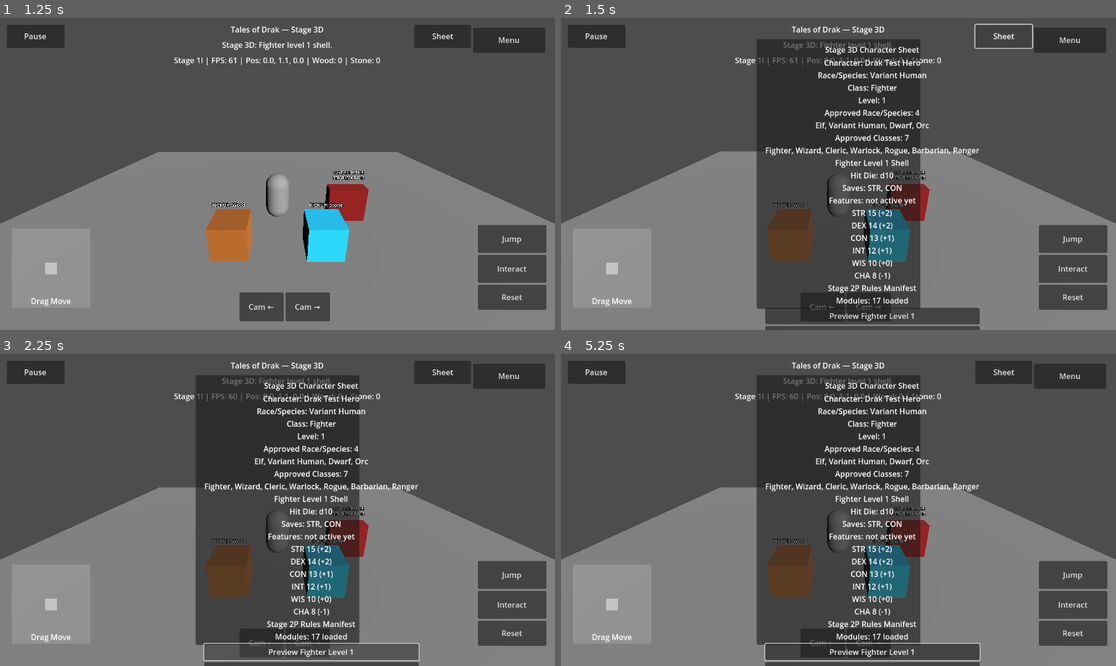
Above: before the commit, frames 1-4 (two rows, left to right).
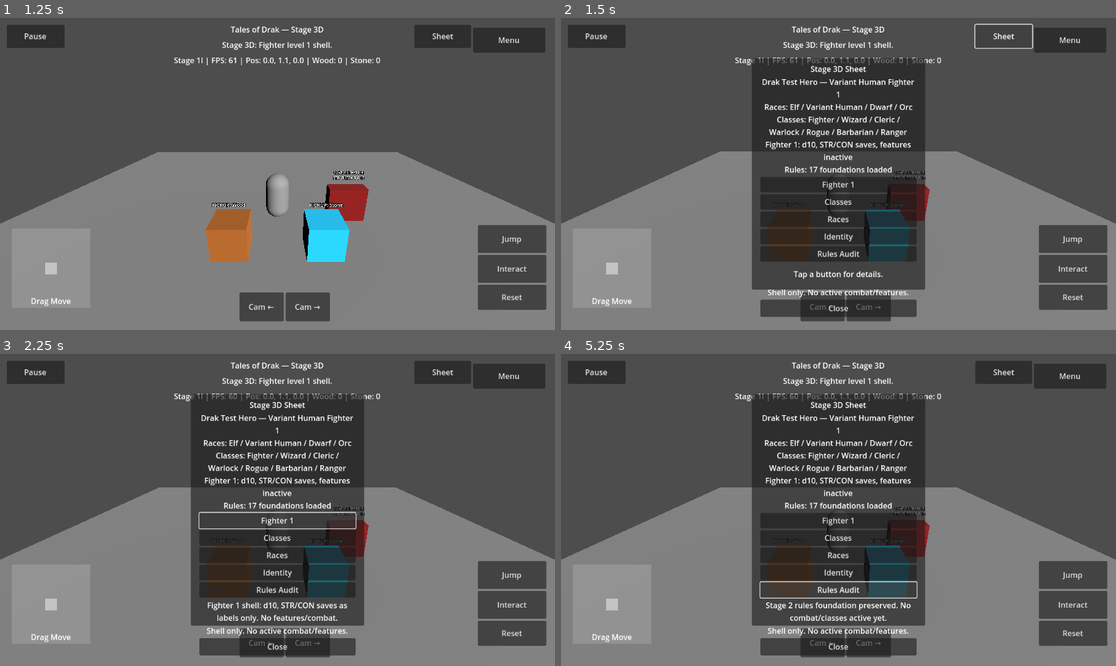
Above: after the commit, the same moments.

Repository: tristanvickery20/Tales-of-Drak-2.0
Game: Godot game, scene res://scenes/main_menu/main_menu.tscn
Same seed, same stepped clock (60 frames per second), same inputs: the game is played once before the commit and once after it.
Inputs (mouse positions are in pixels of both pictures, inside the frame that each line leads up to):
- Up to frame 1 (1.25 s): click "Start Game" at 0.5 s
- Up to frame 2 (1.5 s): click "Sheet" at 1.25 s
- Up to frame 3 (2.25 s): click "Preview Fighter Level 1" (after the commit: "Fighter 1") at 2 s
- Up to frame 4 (5.25 s): click (838, 538) at 2.75 s, where only the run after the commit has a clickable "Classes"; click (838, 556) at 3.5 s, where only the run after the commit has a clickable "Races"; click (838, 572) at 4.25 s, where only the run after the commit has a clickable "Identity"; click (838, 591) at 5 s, where only the run after the commit has a clickable "Rules Audit"

Frame 1 is identical in both runs. In frame 2, 15% of the frame differs, in the area x 34-76%, y 6-100%; in frame 3, 15%; in frame 4, 15%.

Commit message:
Clean up Stage 3D mobile sheet layout

Diff:
--- a/drak/ui/drak_character_sheet_overlay.gd
+++ b/drak/ui/drak_character_sheet_overlay.gd
@@ -23,9 +23,6 @@
 const CHARACTER_NAME := "Drak Test Hero"
 const RACE_SPECIES_NAME := "Variant Human"
 const CLASS_NAME := "Fighter"
-const APPROVED_RACE_SPECIES_TEXT := "Approved Race/Species: 4\nElf, Variant Human, Dwarf, Orc"
-const APPROVED_CLASSES_TEXT := "Approved Classes: 7\nFighter, Wizard, Cleric, Warlock, Rogue, Barbarian, Ranger"
-const FIGHTER_LEVEL_ONE_TEXT := "Fighter Level 1 Shell\nHit Die: d10\nSaves: STR, CON\nFeatures: not active yet"
 
 var _ability_scores: DrakAbilityScores = ABILITY_SCORES_SCRIPT.new()
 var _dice_roller: DrakDiceRoller = DICE_ROLLER_SCRIPT.new()
@@ -85,10 +82,10 @@
 	_sheet_panel = Panel.new()
 	_sheet_panel.name = "CharacterSheetPanel"
 	_sheet_panel.set_anchors_preset(Control.PRESET_CENTER)
-	_sheet_panel.offset_left = -170.0
-	_sheet_panel.offset_top = -280.0
-	_sheet_panel.offset_right = 170.0
-	_sheet_panel.offset_bottom = 280.0
+	_sheet_panel.offset_left = -180.0
+	_sheet_panel.offset_top = -240.0
+	_sheet_panel.offset_right = 180.0
+	_sheet_panel.offset_bottom = 240.0
 	_sheet_panel.visible = false
 	_sheet_panel.mouse_filter = Control.MOUSE_FILTER_STOP
 	_root.add_child(_sheet_panel)
@@ -105,78 +102,63 @@
 
 	var title := Label.new()
 	title.name = "CharacterSheetTitle"
-	title.text = "Stage 3D Character Sheet"
+	title.text = "Stage 3D Sheet"
 	title.horizontal_alignment = HORIZONTAL_ALIGNMENT_CENTER
 	title.mouse_filter = Control.MOUSE_FILTER_IGNORE
 	box.add_child(title)
 
 	_sheet_text = Label.new()
-	_sheet_text.name = "AbilityScoresText"
+	_sheet_text.name = "SheetSummaryText"
 	_sheet_text.text = _get_sheet_text()
 	_sheet_text.horizontal_alignment = HORIZONTAL_ALIGNMENT_CENTER
+	_sheet_text.autowrap_mode = TextServer.AUTOWRAP_WORD_SMART
 	_sheet_text.mouse_filter = Control.MOUSE_FILTER_IGNORE
 	box.add_child(_sheet_text)
 
 	var fighter_shell_button := Button.new()
 	fighter_shell_button.name = "PreviewFighterLevelOneShellButton"
-	fighter_shell_button.text = "Preview Fighter Level 1"
-	fighter_shell_button.custom_minimum_size = Vector2(270, 34)
+	fighter_shell_button.text = "Fighter 1"
+	fighter_shell_button.custom_minimum_size = Vector2(270, 32)
 	fighter_shell_button.mouse_filter = Control.MOUSE_FILTER_STOP
 	fighter_shell_button.pressed.connect(_preview_fighter_level_one_shell)
 	box.add_child(fighter_shell_button)
 
 	var class_registry_button := Button.new()
 	class_registry_button.name = "PreviewClassRegistryButton"
-	class_registry_button.text = "Preview Class Registry"
-	class_registry_button.custom_minimum_size = Vector2(270, 34)
+	class_registry_button.text = "Classes"
+	class_registry_button.custom_minimum_size = Vector2(270, 32)
 	class_registry_button.mouse_filter = Control.MOUSE_FILTER_STOP
 	class_registry_button.pressed.connect(_preview_class_registry)
 	box.add_child(class_registry_button)
 
 	var race_registry_button := Button.new()
 	race_registry_button.name = "PreviewRaceSpeciesRegistryButton"
-	race_registry_button.text = "Preview Race/Species Registry"
-	race_registry_button.custom_minimum_size = Vector2(270, 34)
+	race_registry_button.text = "Races"
+	race_registry_button.custom_minimum_size = Vector2(270, 32)
 	race_registry_button.mouse_filter = Control.MOUSE_FILTER_STOP
 	race_registry_button.pressed.connect(_preview_race_species_registry)
 	box.add_child(race_registry_button)
 
 	var identity_button := Button.new()
 	identity_button.name = "PreviewCharacterIdentityButton"
-	identity_button.text = "Preview Character Identity"
-	identity_button.custom_minimum_size = Vector2(270, 34)
+	identity_button.text = "Identity"
+	identity_button.custom_minimum_size = Vector2(270, 32)
 	identity_button.mouse_filter = Control.MOUSE_FILTER_STOP
 	identity_button.pressed.connect(_preview_character_identity)
 	box.add_child(identity_button)
 
 	var rules_audit_button := Button.new()
 	rules_audit_button.name = "PreviewRulesAuditButton"
-	rules_audit_button.text = "Preview Rules Audit"
-	rules_audit_button.custom_minimum_size = Vector2(270, 34)
+	rules_audit_button.text = "Rules Audit"
+	rules_audit_button.custom_minimum_size = Vector2(270, 32)
 	rules_audit_button.mouse_filter = Control.MOUSE_FILTER_STOP
 	rules_audit_button.pressed.connect(_preview_rules_audit)
 	box.add_child(rules_audit_button)
 
-	var spend_hit_die_button := Button.new()
-	spend_hit_die_button.name = "SpendHitDieButton"
-	spend_hit_die_button.text = "Spend Hit Die"
-	spend_hit_die_button.custom_minimum_size = Vector2(270, 34)
-	spend_hit_die_button.mouse_filter = Control.MOUSE_FILTER_STOP
-	spend_hit_die_button.pressed.connect(_spend_hit_die)
-	box.add_child(spend_hit_die_button)
-
-	var long_rest_button := Button.new()
-	long_rest_button.name = "LongRestButton"
-	long_rest_button.text = "Long Rest"
-	long_rest_button.custom_minimum_size = Vector2(270, 34)
-	long_rest_button.mouse_filter = Control.MOUSE_FILTER_STOP
-	long_rest_button.pressed.connect(_long_rest)
-	box.add_child(long_rest_button)
-
 	_check_result_text = Label.new()
 	_check_result_text.name = "CheckResultText"
-	_check_result_text.text = "No Fighter preview yet."
-	_check_result_text.custom_minimum_size = Vector2(270, 46)
+	_check_result_text.text = "Tap a button for details."
+	_check_result_text.custom_minimum_size = Vector2(270, 44)
 	_check_result_text.size_flags_vertical = Control.SIZE_SHRINK_CENTER
 	_check_result_text.autowrap_mode = TextServer.AUTOWRAP_WORD_SMART
 	_check_result_text.horizontal_alignment = HORIZONTAL_ALIGNMENT_CENTER
@@ -186,7 +168,7 @@
 
 	var note := Label.new()
 	note.name = "CharacterSheetNote"
-	note.text = "Stage 3D Fighter shell only. No active features/combat yet."
+	note.text = "Shell only. No active combat/features."
 	note.autowrap_mode = TextServer.AUTOWRAP_WORD_SMART
 	note.horizontal_alignment = HORIZONTAL_ALIGNMENT_CENTER
 	note.mouse_filter = Control.MOUSE_FILTER_IGNORE
@@ -195,23 +177,19 @@
 	var close_button := Button.new()
 	close_button.name = "CloseCharacterSheetButton"
 	close_button.text = "Close"
-	close_button.custom_minimum_size = Vector2(220, 38)
+	close_button.custom_minimum_size = Vector2(220, 36)
 	close_button.mouse_filter = Control.MOUSE_FILTER_STOP
 	close_button.pressed.connect(_hide_sheet)
 	box.add_child(close_button)
 
 func _get_sheet_text() -> String:
-	return "%s\n%s\n%s\n%s\n%s\n%s" % [
+	return "%s\nRaces: Elf / Variant Human / Dwarf / Orc\nClasses: Fighter / Wizard / Cleric / Warlock / Rogue / Barbarian / Ranger\nFighter 1: d10, STR/CON saves, features inactive\nRules: %d foundations loaded" % [
 		_get_character_identity_summary(),
-		APPROVED_RACE_SPECIES_TEXT,
-		APPROVED_CLASSES_TEXT,
-		FIGHTER_LEVEL_ONE_TEXT,
-		_ability_scores.get_summary_text(),
-		_rules_manifest.get_summary_text(),
+		17,
 	]
 
 func _get_character_identity_summary() -> String:
-	return "Character: %s\nRace/Species: %s\nClass: %s\nLevel: %d" % [
+	return "%s — %s %s %d" % [
 		CHARACTER_NAME,
 		RACE_SPECIES_NAME,
 		CLASS_NAME,
@@ -230,29 +208,16 @@
 	_check_result_text.text = "Fighter 1 shell: d10, STR/CON saves as labels only. No features/combat."
 
 func _preview_class_registry() -> void:
-	_check_result_text.text = "Approved: Fighter, Wizard, Cleric, Warlock, Rogue, Barbarian, Ranger. No features yet."
+	_check_result_text.text = "Approved classes: Fighter, Wizard, Cleric, Warlock, Rogue, Barbarian, Ranger."
 
 func _preview_race_species_registry() -> void:
-	_check_result_text.text = "Approved: Elf, Variant Human, Dwarf, Orc. No traits/stat changes yet."
+	_check_result_text.text = "Approved races: Elf, Variant Human, Dwarf, Orc. No traits/stat changes."
 
 func _preview_character_identity() -> void:
 	_check_result_text.text = "Identity: Variant Human Fighter 1. Labels only for now."
 
 func _preview_rules_audit() -> void:
-	_check_result_text.text = _rules_manifest.get_audit_text()
-
-func _spend_hit_die() -> void:
-	var result := _rest_tracker.spend_hit_die(_ability_scores.get_constitution_modifier())
-	_sheet_text.text = _get_sheet_text()
-	if bool(result.get("spent", false)):
-		_check_result_text.text = "Hit Die spent. Preview healing: %d. HP unchanged." % int(result.get("preview_healing", 0))
-	else:
-		_check_result_text.text = "No hit dice left. Use Long Rest to restore."
-
-func _long_rest() -> void:
-	_rest_tracker.long_rest()
-	_sheet_text.text = _get_sheet_text()
-	_check_result_text.text = "Long Rest: hit dice restored. HP unchanged."
+	_check_result_text.text = "Stage 2 rules foundation preserved. No combat/classes active yet."
 
 func _update_visibility() -> void:
 	var scene := get_tree().current_scene
